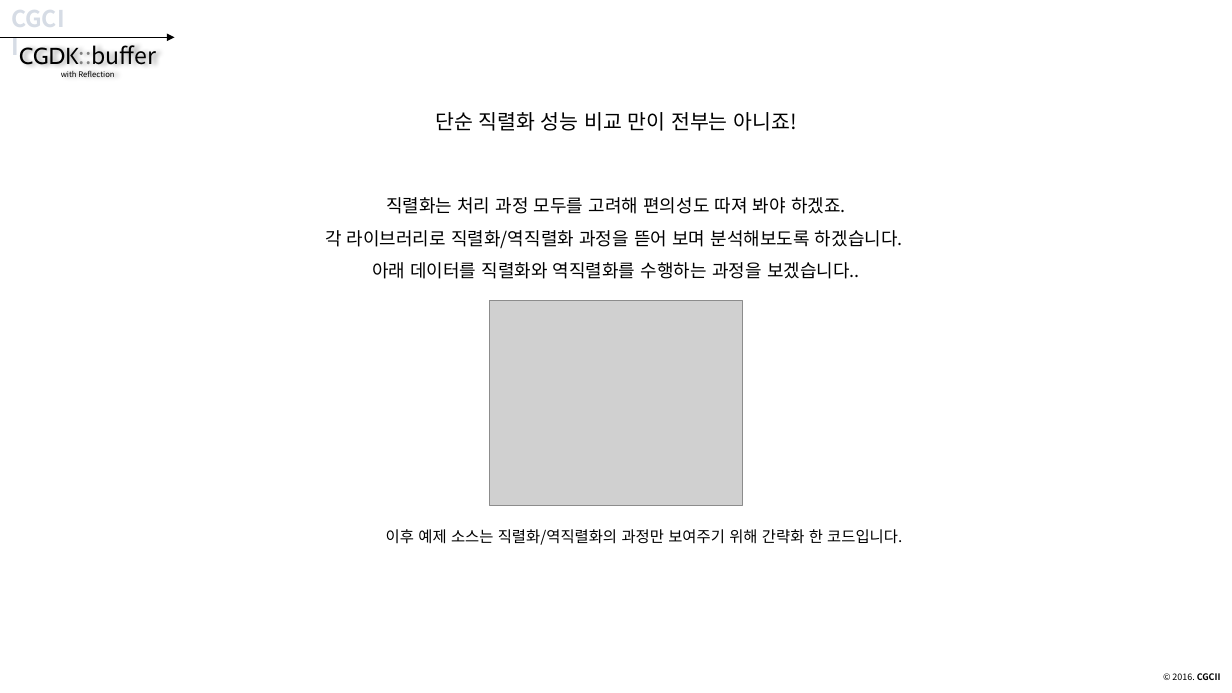
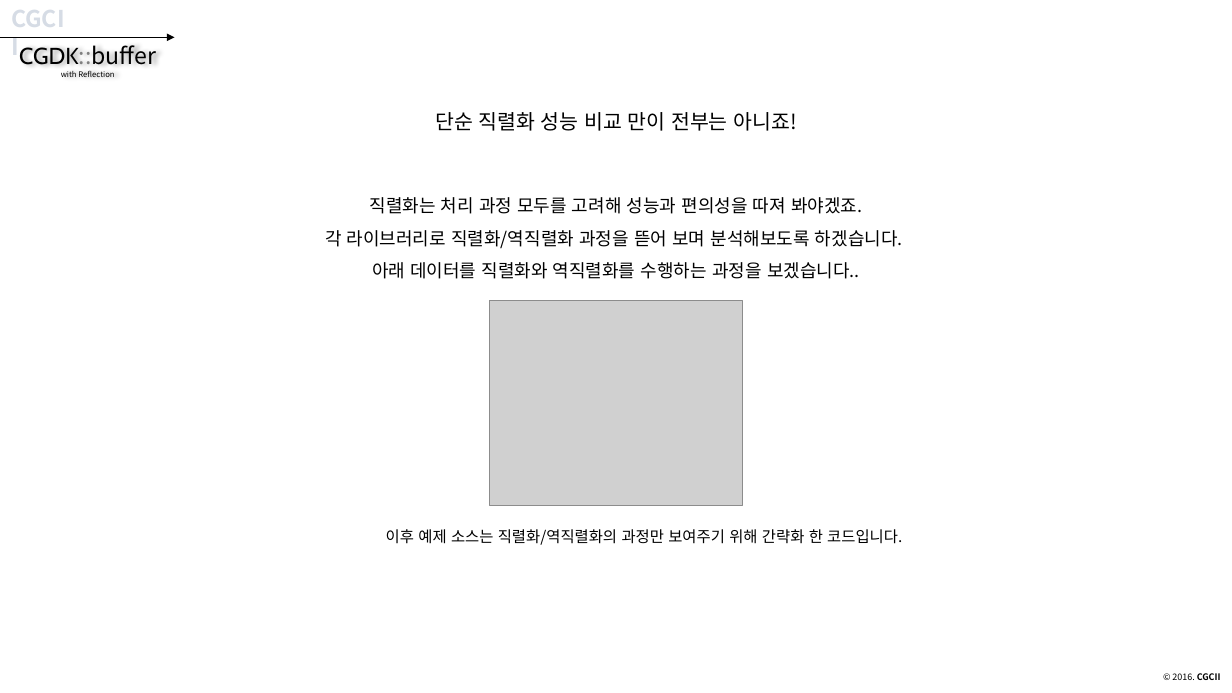
Before and after one commit to CGLabs/CGDK.buffer, a slide deck: slide 64 of C++/document/intruduce_CGDK.buffer.pptx. Drawn at 1232x693 pixels with LibreOffice and Linux fonts; fonts in the diff are those of the drawing; grey boxes stand for pictures. Boxes give left, top, right and bottom in pixels: in the first picture for what was removed or moved away, otherwise in the second. Text is boxed around its words. In the diff, an @@ line names an element or a change of style, - is before the commit and + after.

```diff
--- a/C++/document/intruduce_CGDK.buffer.pptx
+++ b/C++/document/intruduce_CGDK.buffer.pptx
@@ text at [325, 197, 903, 279]: text changed @@
-직렬화는 처리 과정 모두를 고려해 편의성도 따져 봐야 하겠죠.
-각 라이브러리로 직렬화/역직렬화 과정을 뜯어 보며 분석해보도록 하겠습니다.
-아래 데이터를 직렬화와 역직렬화를 수행하는 과정을 보겠습니다..
+직렬화는 처리 과정 모두를 고려해 성능과 편의성을 따져 봐야겠죠.
+각 라이브러리로 직렬화/역직렬화 과정을 뜯어 보며 분석해보도록 하겠습니다.
+아래 데이터를 직렬화와 역직렬화를 수행하는 과정을 보겠습니다..
```
Also in this commit, not shown: 30 other slides changed.
